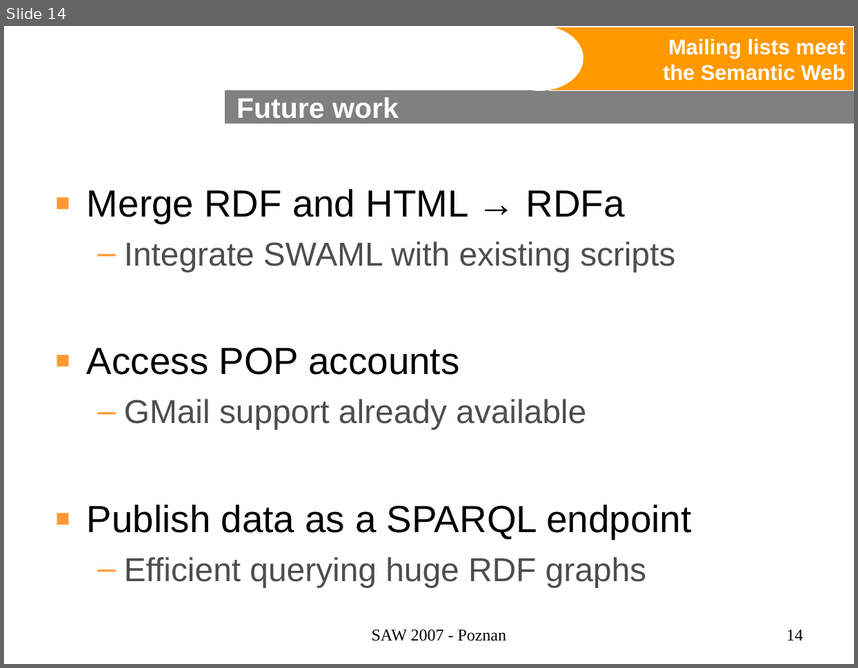
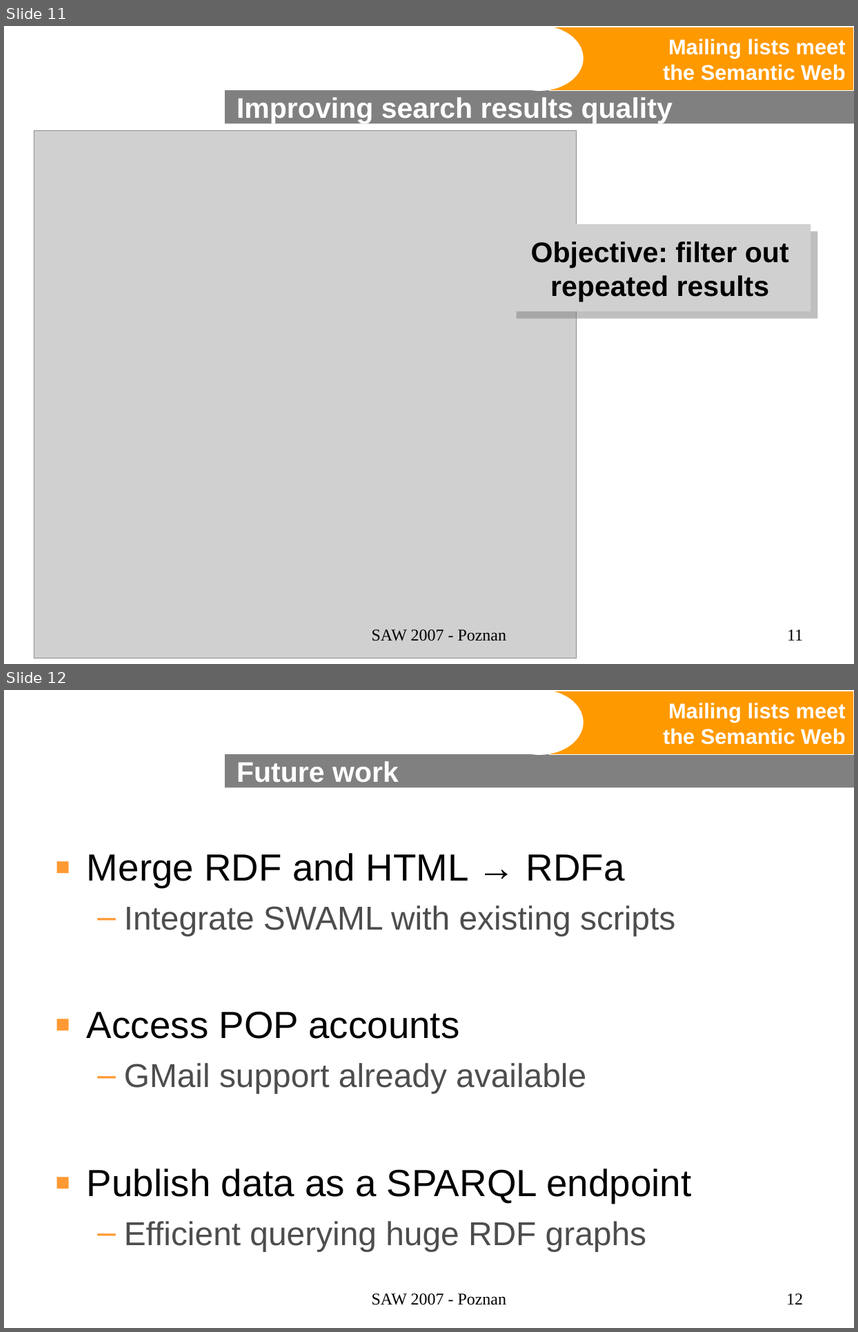
Before and after one commit to wikier/swaml, a slide deck: doc/talks/20070427-saw2007/swaml.ppt. Shown one above the other, each under a label of ours: slide 14 before the commit, slides 11 and 12 after it. The pictures are 858x668 and 858x1332 pixels, drawn with LibreOffice and Linux fonts; fonts in the diff are those of the drawing; grey boxes stand for pictures; background and template pictures are left out. Boxes give left, top, right and bottom in pixels: in the first picture for what was removed or moved away, otherwise in the second. Text is boxed around its words. In the diff, an @@ line names an element or a change of style, - is before the commit and + after.

```diff
--- a/doc/talks/20070427-saw2007/swaml.ppt
+++ b/doc/talks/20070427-saw2007/swaml.ppt
@@ slide 11 added at (4,26,854,664), background #FFFFFF; not listed: 3 template elements that a slide beside it also shows @@
@@ title added at (237,97,673,124), 24 pt, text #FFFFFF, bold @@
+Improving search results quality
@@ picture added at (34,131,576,657) @@
@@ picture added at (509,224,811,311), 24 pt, text #000000, bold @@
+Objective: filter out
+repeated results
@@ text added at (372,629,507,641), 14 pt, text #000000 @@
+SAW 2007 - Poznan
@@ page number added at (787,629,803,640), 14 pt, text #000000 @@
+11
@@ what was slide 14 is now slide 12 @@
@@ page number at (786,1293,803,1304): text changed @@
-14
+12
```
Also in this commit, not shown: 4 slides changed, 2 other slides added, 5 slides removed.
